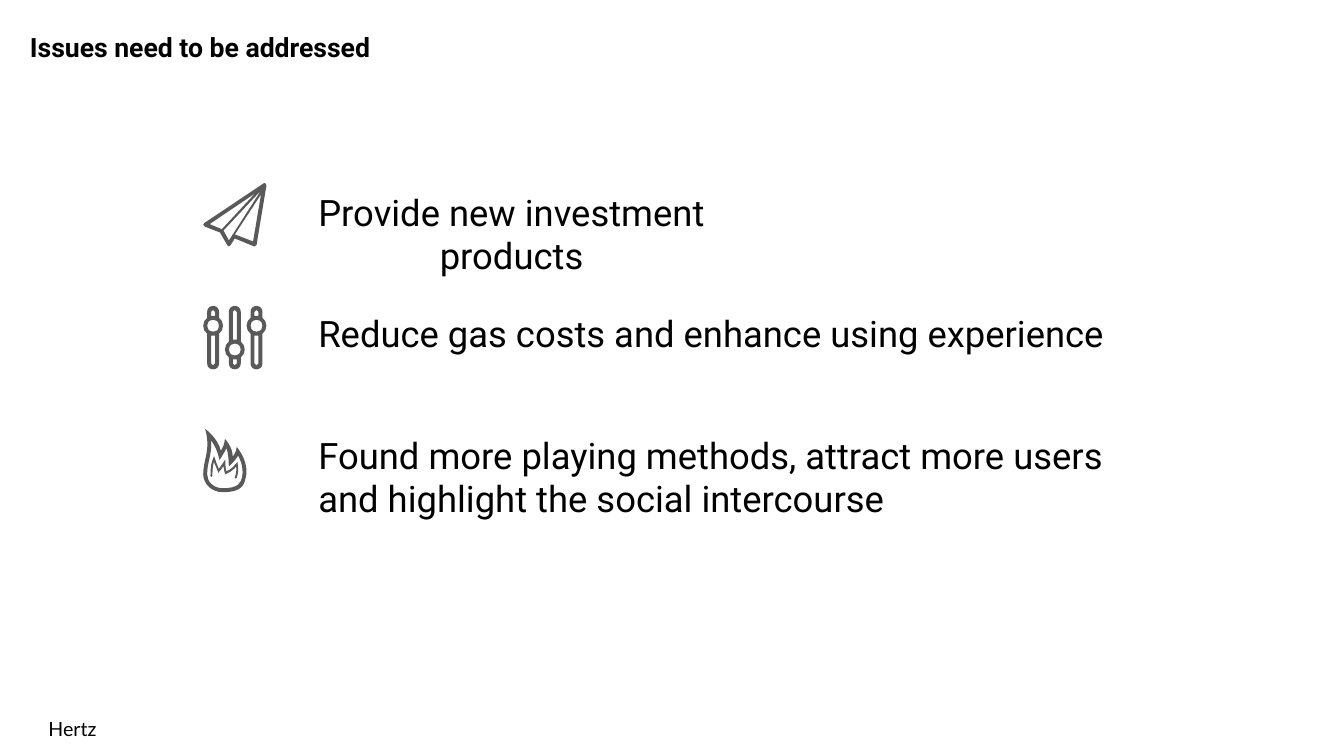
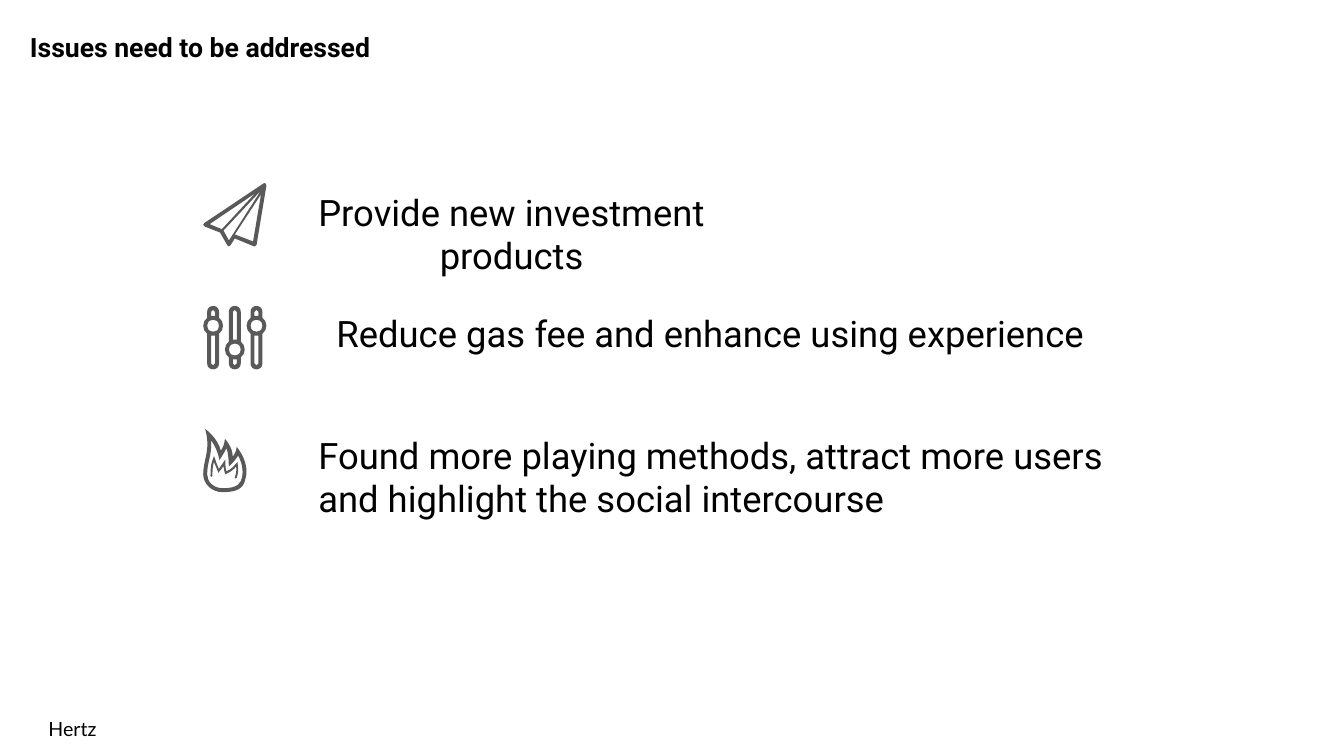
Before and after one commit to IOSGVentures/Layer2Hackathon, a slide deck: slide 5 of projects/Team-1-HertzFinance/hertz-pitchdeck.pptx. Drawn at 1344x756 pixels with LibreOffice and Linux fonts; fonts in the diff are those of the drawing. Boxes give left, top, right and bottom in pixels: in the first picture for what was removed or moved away, otherwise in the second. Text is boxed around its words. In the diff, an @@ line names an element or a change of style, - is before the commit and + after.

```diff
--- a/projects/Team-1-HertzFinance/hertz-pitchdeck.pptx
+++ b/projects/Team-1-HertzFinance/hertz-pitchdeck.pptx
@@ text at (336, 319, 1084, 355): text changed @@
-Reduce gas costs and enhance using experience
+Reduce gas fee and enhance using experience
```
Also in this commit, not shown: 6 other slides changed, 1 slide added, 1 slide removed.
